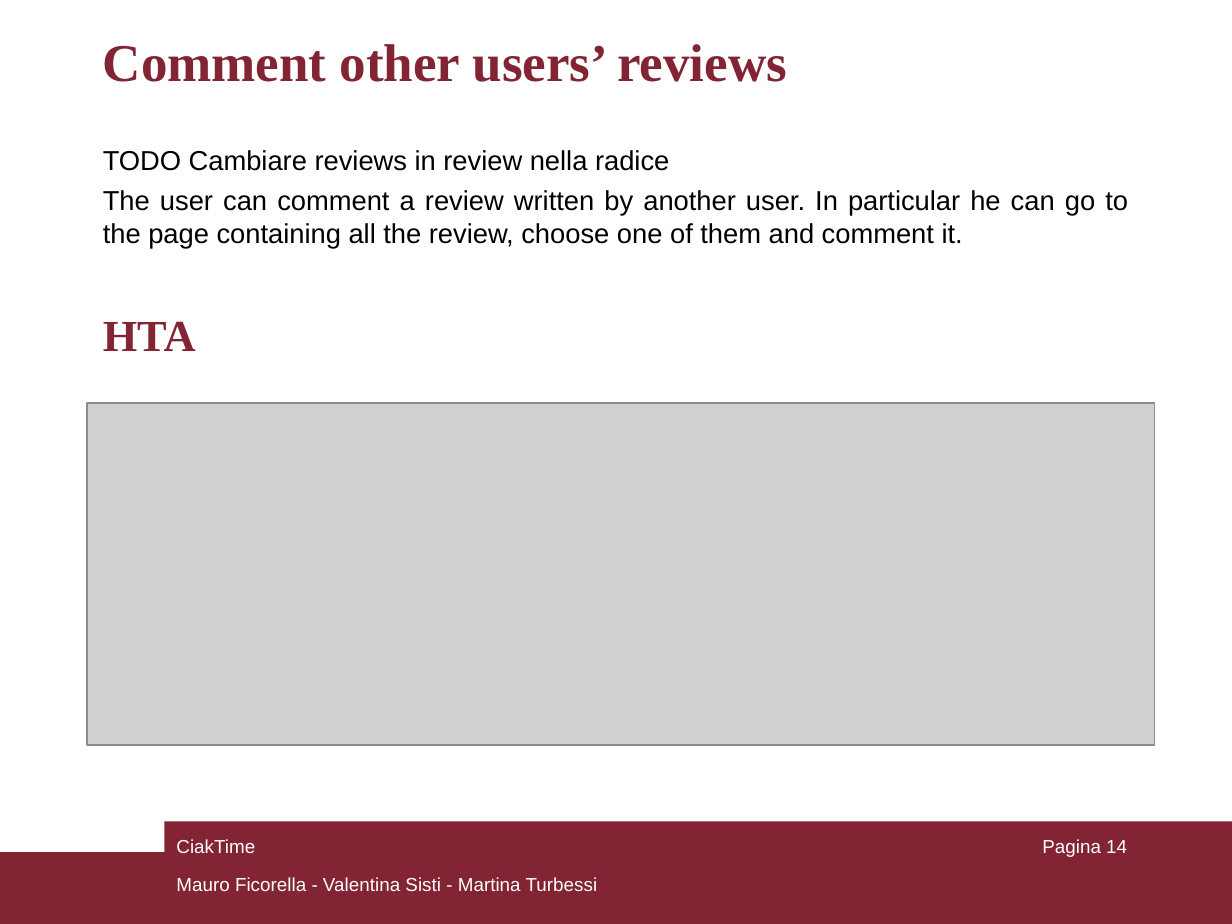
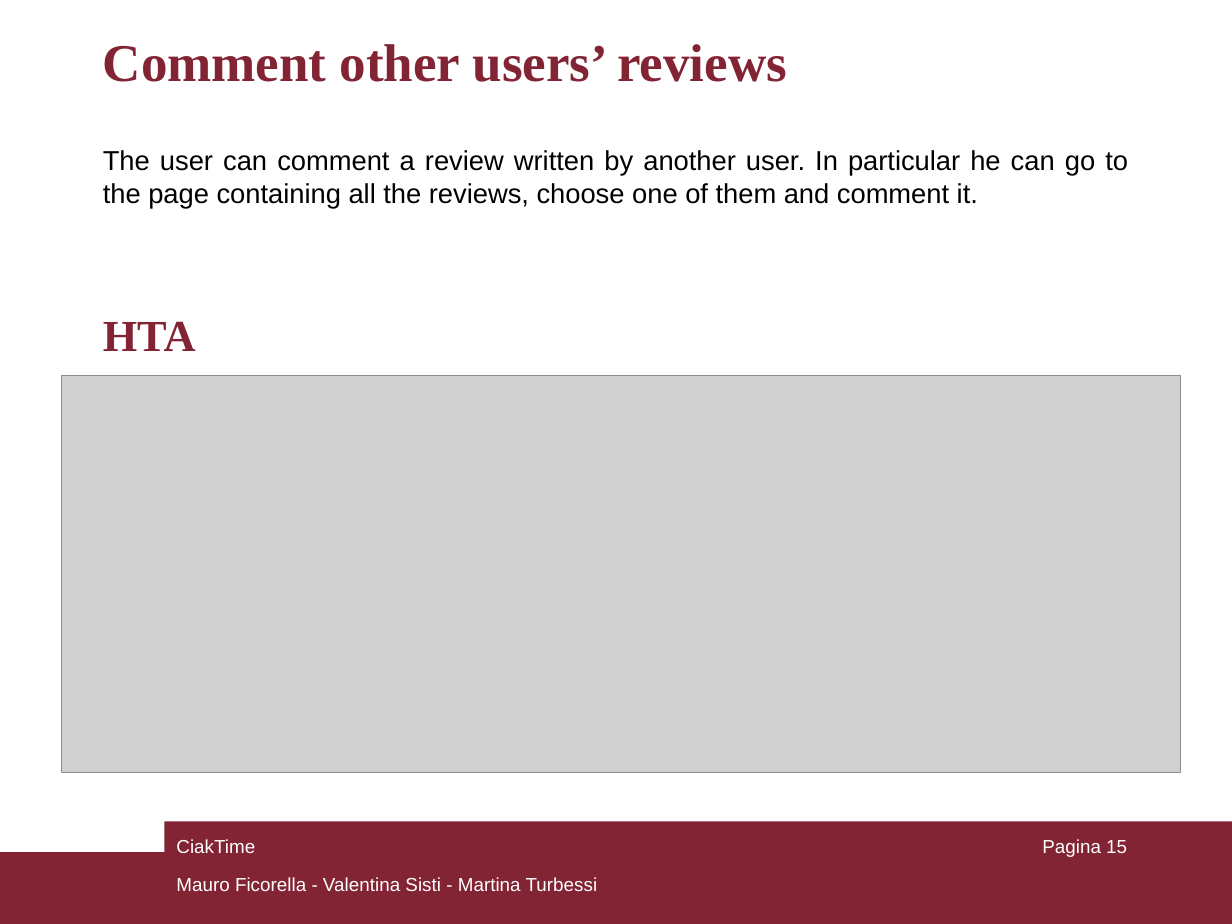
Before and after one commit to mauroficorella/Human-Computer-Interaction, a slide deck: slide 15 of Documentazione/CiakTime_HCI.ppt (slide 14 before the commit). Drawn at 1232x924 pixels with LibreOffice and Linux fonts; fonts in the diff are those of the drawing; grey boxes stand for pictures. Boxes give left, top, right and bottom in pixels: in the first picture for what was removed or moved away, otherwise in the second. Text is boxed around its words. In the diff, an @@ line names an element or a change of style, - is before the commit and + after.

```diff
--- a/Documentazione/CiakTime_HCI.ppt
+++ b/Documentazione/CiakTime_HCI.ppt
@@ text at [103,150,1128,209]: text changed @@
-TODO Cambiare reviews in review nella radice
-The user can comment a review written by another user. In particular he can go to the page containing all the review, choose one of them and comment it.
+The user can comment a review written by another user. In particular he can go to the page containing all the reviews, choose one of them and comment it.
@@ picture: place and size @@
-picture at [87,403,1156,745]
+picture at [62,376,1180,772]
@@ page number at [1042,839,1127,857]: text changed @@
-Pagina 14
+Pagina 15
```
Also in this commit, not shown: 3 other slides changed, 1 slide added, 3 other files.
